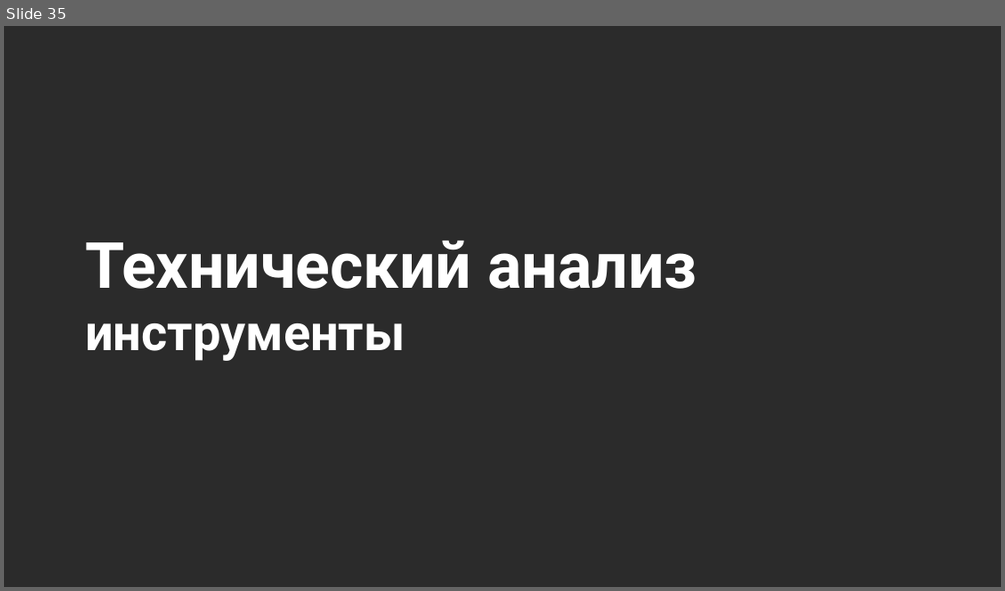
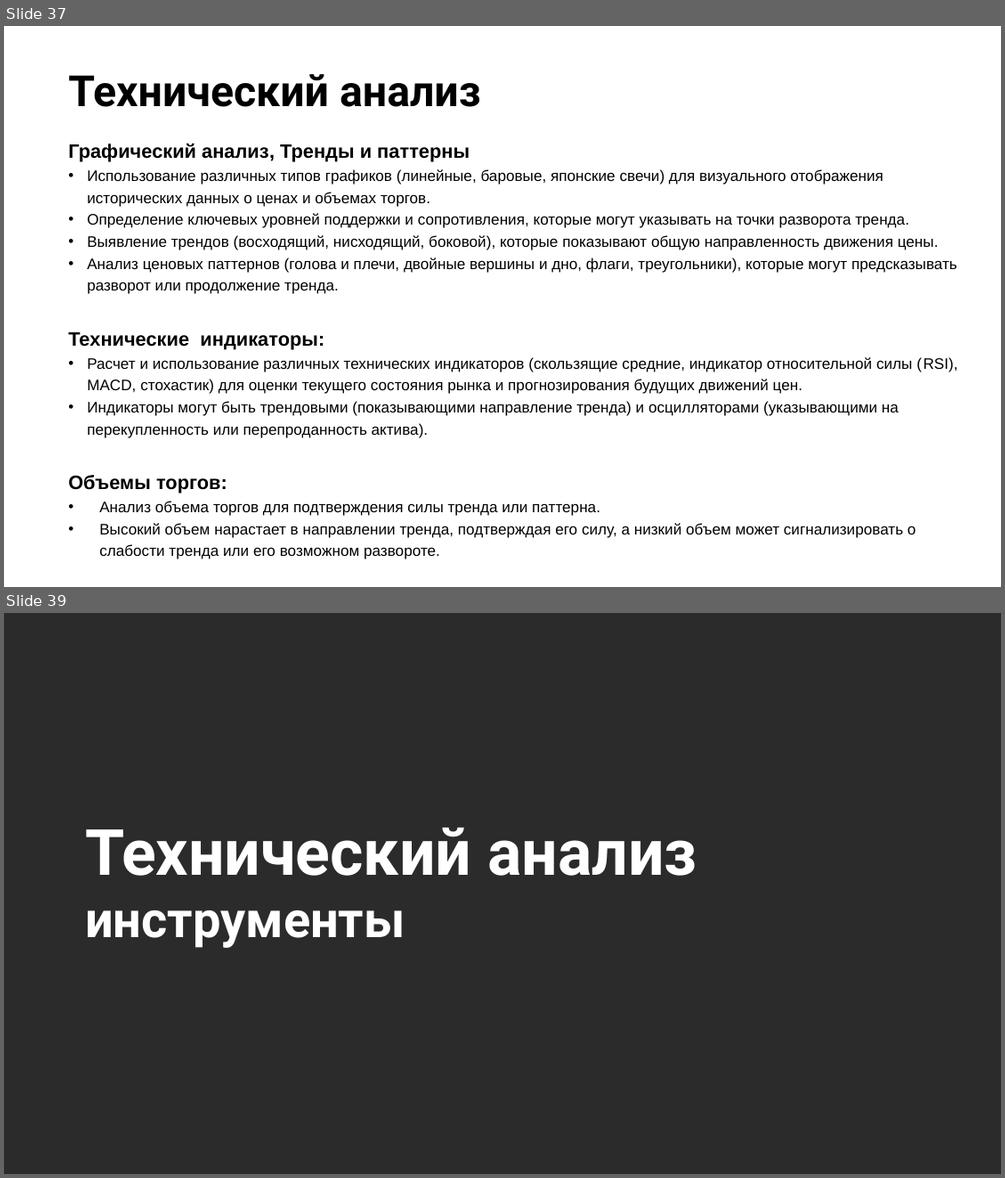
Before and after one commit to stureiko/Otus_lectures, a slide deck: FinML/Open_lesson_graph_patterns/Presentation/Graph_patterns.pptx. Shown one above the other, each under a label of ours: slide 35 before the commit, slides 37 and 39 after it; the slides between them are not shown. The pictures are 1005x591 and 1005x1178 pixels, drawn with LibreOffice and Linux fonts; fonts in the diff are those of the drawing; background and template pictures are left out; a plain dark background stands for a picture behind light text. Boxes give left, top, right and bottom in pixels: in the first picture for what was removed or moved away, otherwise in the second. Text is boxed around its words. In the diff, an @@ line names an element or a change of style, - is before the commit and + after.

```diff
--- a/FinML/Open_lesson_graph_patterns/Presentation/Graph_patterns.pptx
+++ b/FinML/Open_lesson_graph_patterns/Presentation/Graph_patterns.pptx
@@ slide 37 added at <box>4,26,1001,587</box>, background picture (left out) @@
@@ title added at <box>68,74,481,107</box>, 31 pt, text #000000, bold @@
+Технический анализ
@@ text added at <box>68,143,957,559</box>, 11 pt, text #000000 @@
+Графический анализ, Тренды и паттерны
+• Использование различных типов графиков (линейные, баровые, японские свечи) для визуального отображения исторических данных о ценах и объемах торгов.
+• Определение ключевых уровней поддержки и сопротивления, которые могут указывать на точки разворота тренда.
+• Выявление трендов (восходящий, нисходящий, боковой), которые показывают общую направленность движения цены.
+• Анализ ценовых паттернов (голова и плечи, двойные вершины и дно, флаги, треугольники), которые могут предсказывать разворот или продолжение тренда.
+Технические индикаторы:
+• Расчет и использование различных технических индикаторов (скользящие средние, индикатор относительной силы (RSI), MACD, стохастик) для оценки текущего состояния рынка и прогнозирования будущих движений цен.
+• Индикаторы могут быть трендовыми (показывающими направление тренда) и осцилляторами (указывающими на перекупленность или перепроданность актива).
+Объемы торгов:
+• Анализ объема торгов для подтверждения силы тренда или паттерна.
+• Высокий объем нарастает в направлении тренда, подтверждая его силу, а низкий объем может сигнализировать о слабости тренда или его возможном развороте.
@@ what was slide 35 is now slide 39 @@
```
Also in this commit, not shown: 4 slides changed, 3 other slides added, 8 slides removed, 12 other files.
